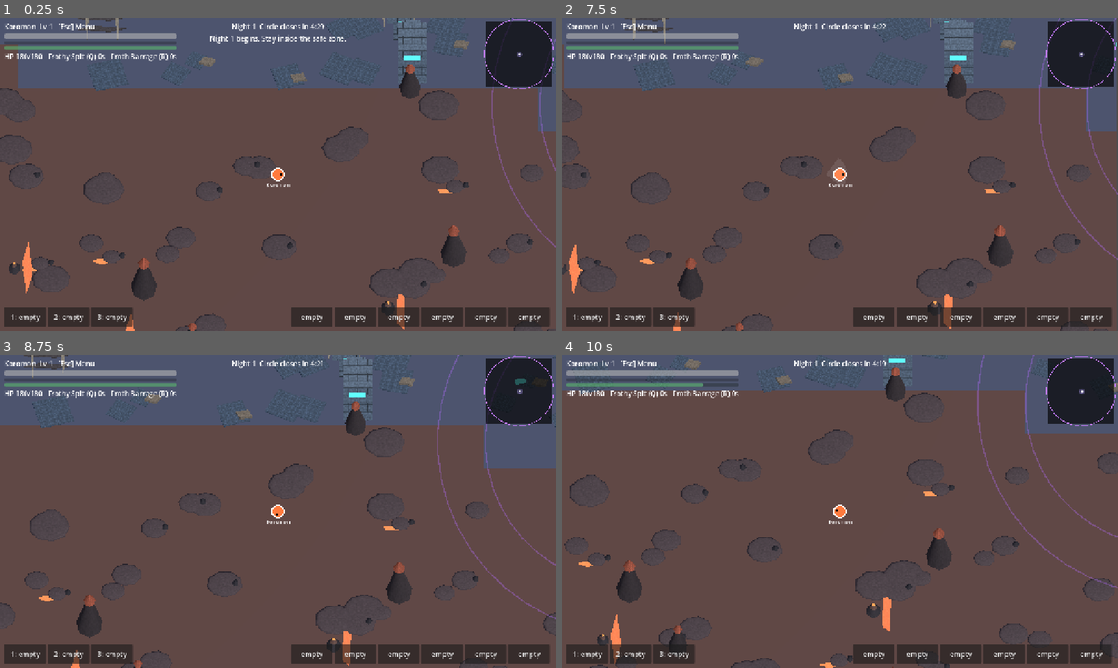
Above: before the commit, frames 1-4 (two rows, left to right).
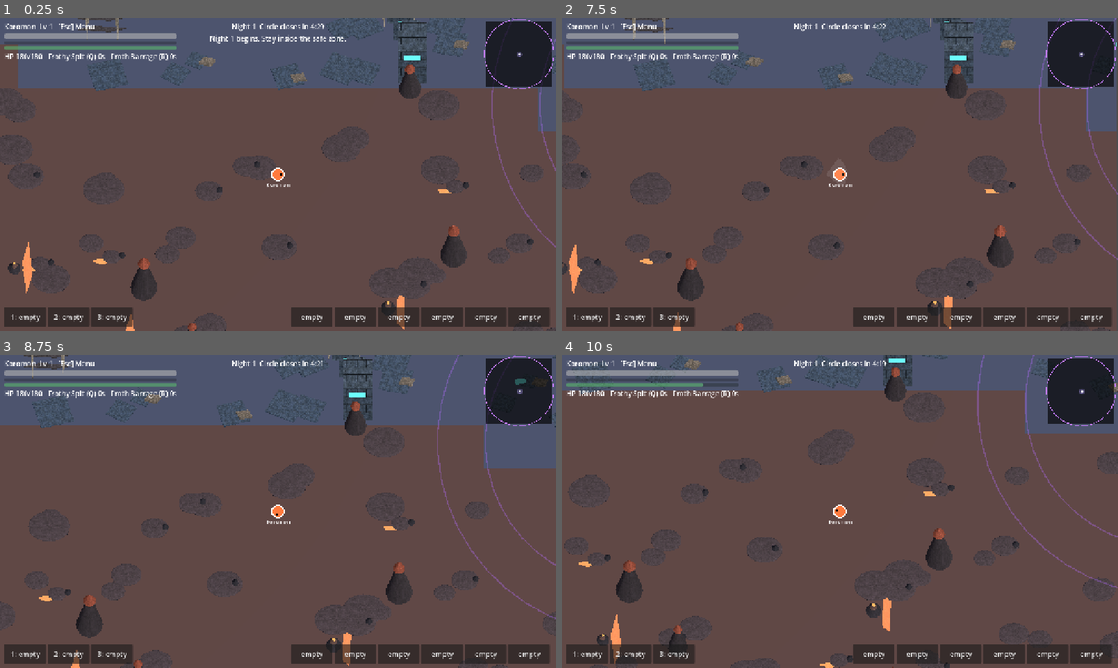
Above: after the commit, the same moments.

Repository: balaxguns/Digirogue-Coop
Game: Godot game, scene res://bugfixes-menu-down-update/scenes/run.tscn
The game is run twice, just before and just after one commit, with the same random seed, the same clock (stepped at 60 frames per second) and the same inputs. This scene is started directly instead of the project's main scene.
Inputs (mouse positions are in pixels of both pictures, inside the frame that each line leads up to):
- Up to frame 1 (0.25 s): no input
- Up to frame 2 (7.5 s): click "1: empty" at 0.5 s; click "2: empty" at 1.25 s; click "3: empty" at 2 s; click "empty" at 2.75 s; click "empty" at 3.5 s; click "empty" at 4.25 s; click "empty" at 5 s; click "empty" at 5.75 s; click "empty" at 6.5 s; tap Enter at 7.25 s; move the mouse to (962, 158) at 7.27 s; press the mouse at (962, 158) at 7.28 s; hold D (move_right) from 7.28 s (still down)
- Up to frame 3 (8.75 s): release D (move_right) at 8 s; release the mouse at (400, 495) at 8 s; drag from (166, 527) to (250, 574) at 8.02 s
- Up to frame 4 (10 s): tap Space (dodge) at 8.75, 8.85 s; move the mouse to (895, 442) at 8.77 s; hold D (move_right) 8.78-9.5 s; drag from (812, 574) to (673, 464) at 9.52 s

The runs differ from the first frame. In frame 1, 1.5% of the frame differs, in the area x 0-100%, y 0-100%; in frame 2, 1.6%; in frame 3, 1.5%; in frame 4, 1.1%.

Commit message:
Upgrade biome assets to detailed procedural PBR textures, normal maps and smoother curved geometry

Diff:
--- a/scripts/digital_props.gd
+++ b/scripts/digital_props.gd
@@ -23,31 +23,65 @@
 		return materials[key]
 	var m := StandardMaterial3D.new()
 	m.albedo_color = color
-	m.roughness = 0.85
-	# Procedurally generated textured surfaces: no external files or UV dependencies.
-	var noise := FastNoiseLite.new()
-	noise.seed = 2391 + pattern * 31
-	noise.frequency = 0.09 if pattern == 0 else 0.18
-	noise.fractal_type = FastNoiseLite.FRACTAL_FBM
-	var image := Image.create(64, 64, false, Image.FORMAT_RGBA8)
-	for y in 64:
-		for x in 64:
-			var n: float = noise.get_noise_2d(float(x), float(y))
-			var variation: float = 0.79 + n * 0.23
-			if pattern == 2:
-				var seam: bool = (y % 15 == 0) or (x % 22 == 0 and int(y / 15) % 2 == 0)
-				if seam:
-					variation *= 0.48
-			elif pattern == 3 and (x % 12 == 0 or y % 12 == 0):
-				variation *= 1.35
-			image.set_pixel(x, y, Color(clampf(variation, 0.1, 1.0), clampf(variation, 0.1, 1.0), clampf(variation, 0.1, 1.0)))
-	var tex := ImageTexture.create_from_image(image)
-	m.albedo_texture = tex
+	m.roughness = 0.93 if pattern == 1 else (0.48 if pattern == 2 else 0.64)
+	m.metallic = 0.48 if pattern == 2 else (0.12 if pattern == 3 else 0.0)
+	# Tileable, layered procedural surface color and fine bump maps.
+	# Material instances are shared across all MultiMesh props of a type.
+	var coarse := FastNoiseLite.new()
+	coarse.seed = 2391 + pattern * 31
+	coarse.frequency = 0.038
+	coarse.fractal_type = FastNoiseLite.FRACTAL_FBM
+	coarse.fractal_octaves = 4
+	var fine := FastNoiseLite.new()
+	fine.seed = 8731 + pattern * 97
+	fine.frequency = 0.19
+	fine.fractal_type = FastNoiseLite.FRACTAL_FBM
+	var image := Image.create(128, 128, false, Image.FORMAT_RGBA8)
+	var heights := PackedFloat32Array()
+	heights.resize(128 * 128)
+	for y in 128:
+		for x in 128:
+			var large: float = coarse.get_noise_2d(float(x), float(y))
+			var grain: float = fine.get_noise_2d(float(x), float(y))
+			var v: float = 0.82 + large * 0.25 + grain * 0.13
+			match pattern:
+				1: # Bark, stone and organic fibers.
+					var fiber: float = sin(float(x) * 0.63 + large * 9.0)
+					v += fiber * 0.085
+					if grain > 0.28:
+						v *= 0.78
+				2: # Aged panelwork with seams, scratches and oxidized joints.
+					var seam: bool = y % 32 < 2 or (x % 38 < 2 and (int(y / 32) % 2 == 0))
+					if seam:
+						v *= 0.43
+					if absf(grain) > 0.35:
+						v *= 0.82
+				3: # Digital mineral with luminous traces.
+					if x % 24 < 2 or y % 28 < 2:
+						v *= 1.24
+					v += maxf(0.0, grain) * 0.2
+			v = clampf(v, 0.15, 1.0)
+			heights[y * 128 + x] = v
+			image.set_pixel(x, y, Color(v, v * (0.98 + grain * 0.025), v * (0.96 + large * 0.04), 1.0))
+	var bump := Image.create(128, 128, false, Image.FORMAT_RGBA8)
+	for y in 128:
+		for x in 128:
+			var left: float = heights[y * 128 + ((x + 127) % 128)]
+			var right: float = heights[y * 128 + ((x + 1) % 128)]
+			var up: float = heights[((y + 127) % 128) * 128 + x]
+			var down: float = heights[((y + 1) % 128) * 128 + x]
+			var normal := Vector3((left - right) * 2.2, (up - down) * 2.2, 1.0).normalized()
+			bump.set_pixel(x, y, Color(normal.x * 0.5 + 0.5, normal.y * 0.5 + 0.5, normal.z * 0.5 + 0.5, 1.0))
+	m.albedo_texture = ImageTexture.create_from_image(image)
+	m.normal_enabled = true
+	m.normal_texture = ImageTexture.create_from_image(bump)
+	m.normal_scale = 0.75
 	m.uv1_triplanar = true
+	m.texture_filter = BaseMaterial3D.TEXTURE_FILTER_LINEAR_WITH_MIPMAPS
 	if glow:
 		m.emission_enabled = true
 		m.emission = color
-		m.emission_energy_multiplier = 1.4
+		m.emission_energy_multiplier = 1.65
 	materials[key] = m
 	return m
 
@@ -63,21 +97,21 @@
 			cone.top_radius = 0.05
 			cone.bottom_radius = 0.5
 			cone.height = 1.0
-			cone.radial_segments = 7
+			cone.radial_segments = 20
 			mesh = cone
 		"cylinder":
 			var cyl := CylinderMesh.new()
 			cyl.top_radius = 0.5
 			cyl.bottom_radius = 0.5
 			cyl.height = 1.0
-			cyl.radial_segments = 8
+			cyl.radial_segments = 20
 			mesh = cyl
 		"sphere":
 			var sphere := SphereMesh.new()
 			sphere.radius = 0.5
 			sphere.height = 1.0
-			sphere.radial_segments = 9
-			sphere.rings = 5
+			sphere.radial_segments = 24
+			sphere.rings = 14
 			mesh = sphere
 		_:
 			mesh = BoxMesh.new()
